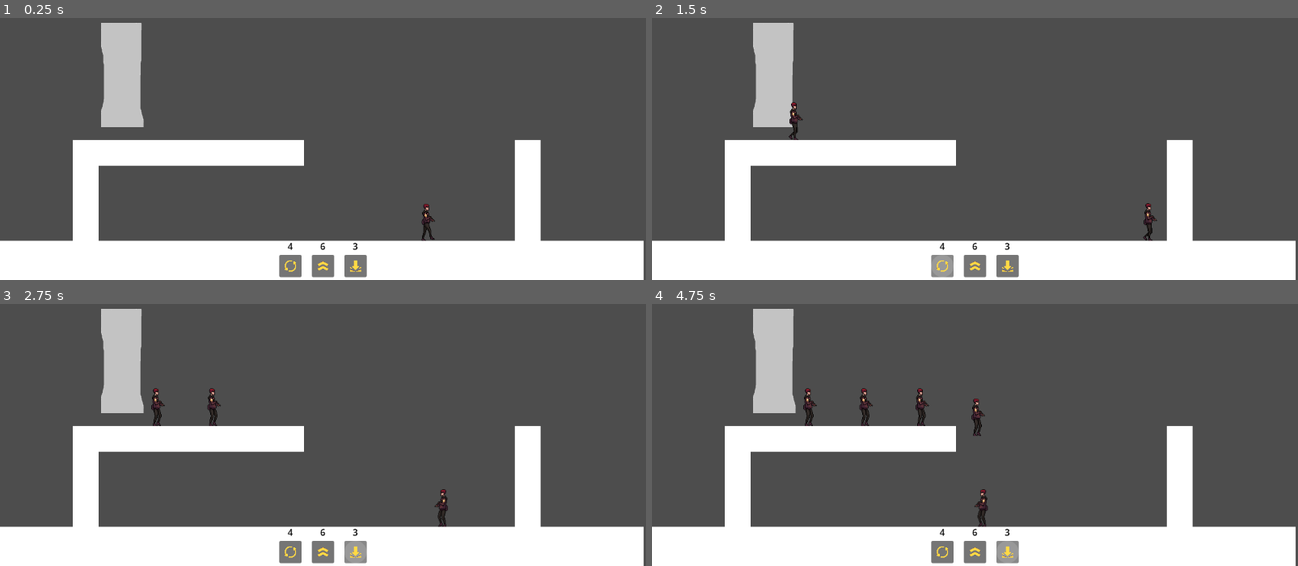
Above: before the commit, frames 1-4 (two rows, left to right).
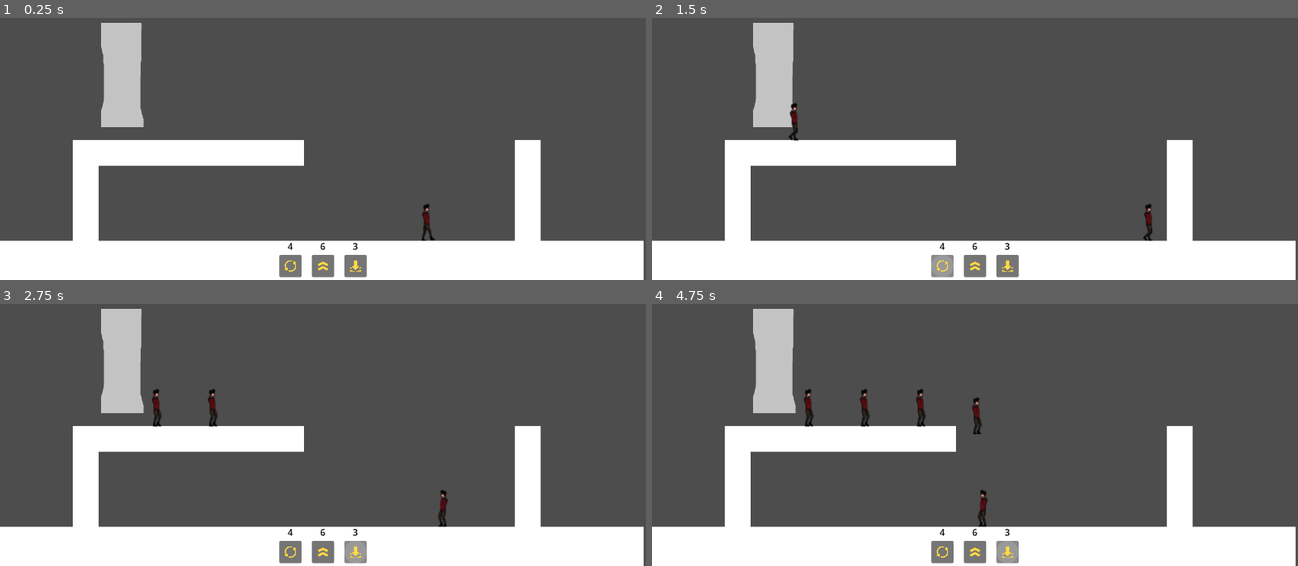
Above: after the commit, the same moments.

Repository: lougon02/EscapeFromHallwayB
Game: Godot game, scene res://scenes/levels/level.tscn
The game is run twice, just before and just after one commit, with the same random seed, the same clock (stepped at 60 frames per second) and the same inputs.
Inputs (mouse positions are in pixels of both pictures, inside the frame that each line leads up to):
- Up to frame 1 (0.25 s): no input
- Up to frame 2 (1.5 s): click (975, 266) at 0.5 s; click (942, 266) at 1.25 s
- Up to frame 3 (2.75 s): click (355, 552) at 2 s
- Up to frame 4 (4.75 s): click (975, 552) at 2.75 s; click (942, 552) at 3.5 s; click (1007, 552) at 4.25 s

The runs differ from the first frame. In frame 1, less than 0.1% of the frame differs, in the area x 65-68%, y 70-86%; in frame 2, 0.2%; in frame 3, 0.3%; in frame 4, 0.5%, in the area x 23-52%, y 32-86%.

Commit message:
New player model

Diff:
--- a/scenes/entities/player/player.tscn
+++ b/scenes/entities/player/player.tscn
@@ -4,21 +4,20 @@
 [ext_resource type="Script" path="res://scenes/entities/player/player.gd" id="1_jj1ns"]
 
 [sub_resource type="RectangleShape2D" id="RectangleShape2D_yupc1"]
-size = Vector2(39, 66)
+size = Vector2(39, 67)
 
 [node name="Player" type="CharacterBody2D"]
 input_pickable = true
 script = ExtResource("1_jj1ns")
 
 [node name="Sprite2D" type="Sprite2D" parent="."]
-position = Vector2(2, 0)
+position = Vector2(2, -1)
 texture = ExtResource("1_h0pnh")
 hframes = 8
 region_enabled = true
-region_rect = Rect2(0, 59.5111, 1024, 68.4889)
+region_rect = Rect2(0, 54.7991, 1000, 70.2009)
 
 [node name="CollisionShape2D" type="CollisionShape2D" parent="."]
-position = Vector2(0.5, 1)
 shape = SubResource("RectangleShape2D_yupc1")
 
 [connection signal="mouse_entered" from="." to="." method="_on_mouse_entered"]
Binary file changed: assets/entities/player/Walk.png
Binary file added: assets/entities/player/Walk_old.png
Not shown, added: assets/entities/player/Walk_old.png.import
